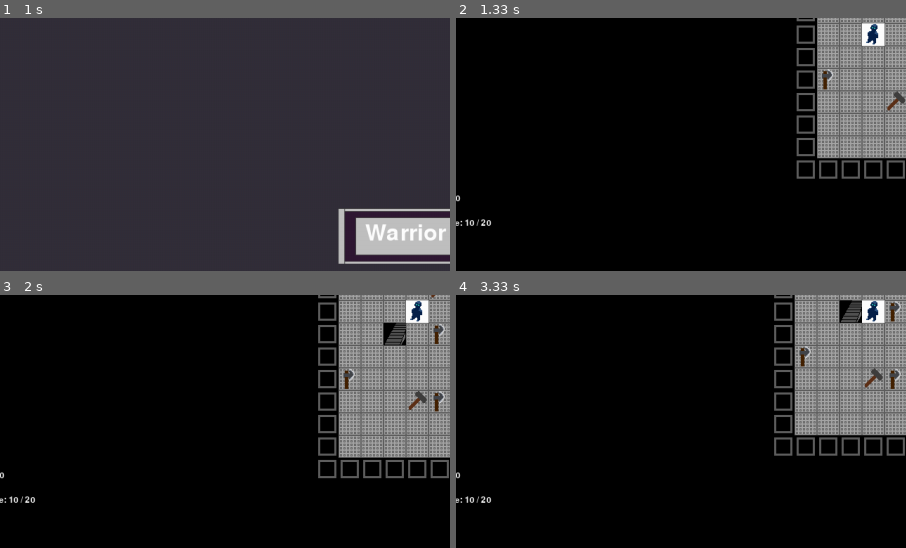
Above: before the commit, frames 1-4 (two rows, left to right).
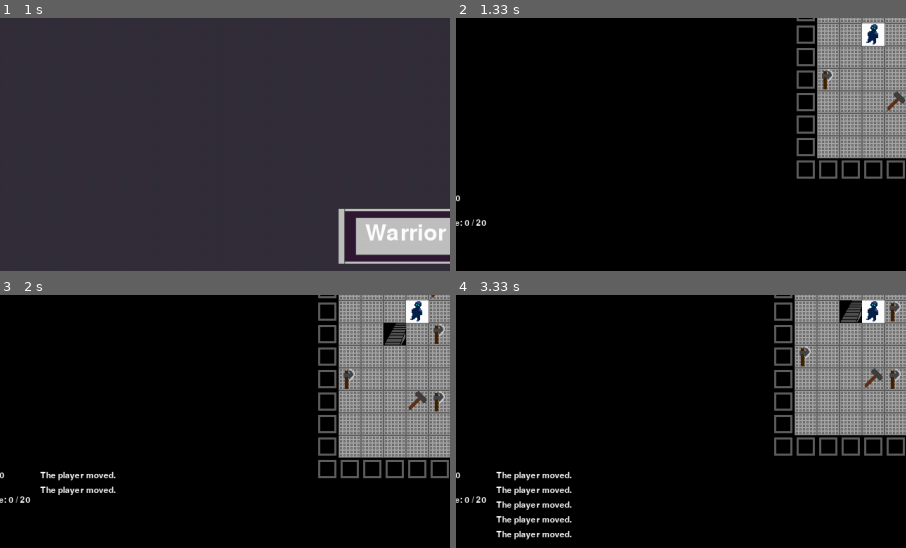
Above: after the commit, the same moments.

Repository: Leemoose/Roguelike-Framework
Game: pygame game, started from roguewriting.py
The game is run twice, just before and just after one commit, with the same random seed, the same clock (stepped at 60 frames per second) and the same inputs.
Inputs:
- Up to frame 1 (1 s): tap 1 at 0.33, 0.67 s
- Up to frame 2 (1.33 s): tap 1 at 1 s
- Up to frame 3 (2 s): hold Right 1.33-1.8 s; hold Up from 1.83 s (still down)
- Up to frame 4 (3.33 s): release Up at 2.13 s; hold Right 2.17-2.63 s; hold Left 2.67-3.2 s; hold Down from 3.23 s (still down)
The pictures show only the part of the screen within x 5-55%, y 48-98%; the shares and areas given below are measured in that part.

Frame 1 is identical in both runs. In frame 2, 0.1% of the frame differs, in the area x 1-8%, y 79-83%; in frame 3, 0.7%; in frame 4, 1.5%, in the area x 1-26%, y 69-97%.

Commit message:
Added messages on screen and seperated attacks to monster and player respectively

Diff:
--- a/character.py
+++ b/character.py
@@ -3,7 +3,7 @@
 import objects as O
 
 class Character():
-    def __init__(self, endurance = 0, intelligence = 0, dexterity = 0, strength = 0, speed = 100, health = 100, mana = 0):
+    def __init__(self, parent, endurance = 0, intelligence = 0, dexterity = 0, strength = 0, speed = 100, health = 100, mana = 0):
         self.endurance = endurance
         self.intelligence = intelligence
         self.dexterity = dexterity
@@ -19,10 +19,8 @@
         self.inventory = []
         self.main_weapon = None
 
-        self.level = 1
-        self.max_level = 20
-        self.experience = 10
-        self.experience_to_next_level = 20
+        self.parent = parent
+
 
     def is_alive(self):
         if self.health <= 0:
@@ -34,39 +32,6 @@
         self.health -= damage
         return self.is_alive()
 
-    def attack_move(self, move_x, move_y, floormap, monster, monsterID, monster_map, item_ID):
-        x = monster.x + move_x
-        y = monster.y + move_y
-        if ((x>=0) & (y>=0) & (x < floormap.width) & (y < floormap.height)):
-            if (monster_map.track_map[x][y]) != -1:
-                defender = monsterID.get_subject(monster_map.track_map[x][y])
-                self.attack(defender)
-            else:
-                self.move(move_x, move_y, floormap, monster, monster_map)
-
-
-    def move(self, move_x, move_y, floormap, monster, monster_map):
-        speed = self.speed + self.dexterity // 10
-        if floormap.get_passable(monster.x + move_x, monster.y + move_y) and monster_map.get_passable(monster.x + move_x, monster.y + move_y):
-            self.energy -= 100
-            monster_map.track_map[monster.x][monster.y] = -1
-            monster.y += move_y
-            monster.x += move_x
-            monster_map.track_map[monster.x][monster.y] = monster.id_tag
-
-
-    def attack(self, defender):
-        self.energy -= 100
-        if self.main_weapon == None:
-            damage = R.roll_dice(1, 20)[0]
-        else:
-            damage = self.main_weapon.attack()
-        defense = defender.character.defend()
-        if damage - defense > 0:
-            alive = defender.character.take_damage(damage - defense)
-            if not alive:
-                self.experience += defender.character.experience
-                self.check_for_levelup()
 
     def defend(self):
         defense = R.roll_dice(1, 1)[0]
@@ -91,7 +56,6 @@
                 item.y = y
                 item_map.place_thing(item)
 
-
     def equip(self, item):
         if self.main_weapon != None:
             self.unequip(self.main_weapon)
@@ -108,23 +72,64 @@
     def wait(self):
         self.energy -=  100
 
-    def check_for_levelup(self):
-        if self.level != self.max_level and self.experience >= self.experience_to_next_level:
-            self.level_up()
-
     def level_up(self):
-        self.level += 1
         self.endurance += 1
         self.intelligence += 1
         self.dexterity += 1
         self.strength += 1
-        self.experience = 0
-        self.experience_to_next_level += 20 + self.experience_to_next_level // 4
         self.health = self.max_health
+
+    def melee(self, defender):
+        if self.main_weapon == None:
+            damage = R.roll_dice(1, 20)[0]
+        else:
+            damage = self.main_weapon.attack()
+        defense = defender.character.defend()
+        defender.character.take_damage(damage - defense)
+
 
 class Player(O.Objects):
     def __init__(self, x, y):
         super().__init__(x, y, 1, 200, "Player")
-        self.character = Character()
+        self.character = Character(self)
         self.character.max_health = 200
         self.character.health = 200
+
+        self.level = 1
+        self.max_level = 20
+        self.experience = 0
+        self.experience_to_next_level = 20
+
+    def attack_move(self, move_x, move_y, loop):
+        x = self.x + move_x
+        y = self.y + move_y
+        if (x >= 0) & (y >= 0) & (x < loop.generator.tile_map.width) & (y < loop.generator.tile_map.height):
+            if (loop.generator.monster_map.track_map[x][y]) != -1:
+                defender = loop.monster_dict.get_subject(loop.generator.monster_map.track_map[x][y])
+                self.attack(defender, loop)
+            else:
+                self.move(move_x, move_y, loop)
+
+    def move(self, move_x, move_y, loop):
+       # speed = self.speed + self.dexterity // 10
+        if loop.generator.tile_map.get_passable(self.x + move_x, self.y + move_y) and loop.generator.monster_map.get_passable(self.x + move_x, self.y + move_y):
+            self.character.energy -= 100
+            self.y += move_y
+            self.x += move_x
+        loop.add_message("The player moved.")
+
+
+    def attack(self, defender, loop):
+        self.character.energy -= 100
+        self.character.melee(defender)
+        if not defender.character.is_alive():
+            self.experience += defender.experience_given
+            self.check_for_levelup()
+        loop.add_message("The player attacked!")
+
+    def check_for_levelup(self):
+        if self.level != self.max_level and self.experience >= self.experience_to_next_level:
+            self.level += 1
+            self.character.level_up()
+            self.experience_to_next_level += 20 + self.experience_to_next_level // 4
+            self.experience = 0
--- a/display.py
+++ b/display.py
@@ -47,7 +47,7 @@
         self.textHeight = textHeight
         self.textSize = textSize
 
-    def update_display(self, colorDict, floormap, tileDict, monsterID, item_ID, monster_map, player):
+    def update_display(self, colorDict, floormap, tileDict, monsterID, item_ID, monster_map, player, messages):
         self.win.fill(colorDict.getColor("black"))
         r_x = self.textWidth // 2
         r_y = self.textHeight // 2
@@ -98,10 +98,14 @@
         font = pygame.font.Font('freesansbold.ttf', 12)
         text = font.render("Health: " + str(player.character.health), True, (255, 255, 255))
         self.win.blit(text, (0, self.screen_height // 100 * 85))
-        text = font.render("Experience: " + str(player.character.experience) + " / " + str(player.character.experience_to_next_level), True, (255, 255, 255))
+        text = font.render("Experience: " + str(player.experience) + " / " + str(player.experience_to_next_level), True, (255, 255, 255))
         self.win.blit(text, (0, self.screen_height // 100 * 90))
-        text = font.render("Level: " + str(player.character.level), True, (255, 255, 255))
+        text = font.render("Level: " + str(player.level), True, (255, 255, 255))
         self.win.blit(text, (0, self.screen_height // 100 * 95))
+
+        for i, message in enumerate(messages):
+            text = font.render(message, True, (255, 255, 255))
+            self.win.blit(text, (self.screen_width // 100 * 10, self.screen_height // 100 * (85 + i *3)))
 
         for key in dead_monsters:
             monsterID.subjects.pop(key)
--- a/keyboard.py
+++ b/keyboard.py
@@ -36,13 +36,13 @@
 #Any actions done in the battle screen
     def key_action(self, player, floormap, monsterID, monster_map, item_ID, loop, key, generated_maps):
         if key == "w":
-            player.character.attack_move(0, -1, floormap, player, monsterID, monster_map, item_ID)
+            player.attack_move(0, -1, loop)
         elif key == "a":
-            player.character.attack_move(-1, 0, floormap, player, monsterID, monster_map, item_ID)
+            player.attack_move(-1, 0, loop)
         elif key == "s":
-            player.character.attack_move(0, 1, floormap, player, monsterID, monster_map, item_ID)
+            player.attack_move(0, 1, loop)
         elif key == "d":
-            player.character.attack_move(1, 0, floormap, player, monsterID, monster_map, item_ID)
+            player.attack_move(1, 0, loop)
         elif key == "g":
             for item_key in item_ID.subjects:
                 item = item_ID.subjects[item_key]
--- a/loops.py
+++ b/loops.py
@@ -91,8 +91,7 @@
         self.item_dict = None
         self.monster_dict = None
         self.generator = None #Dungeon Generator
-        self.monster_ai =  Mon.Monster_AI() #I just realize there is a bug here and it actually creates a... wait... what's that noise... hello?... Nooo!!! Bluglaaaaaaaaaa
-
+        self.messages = []
     def action_loop(self, keyboard):
         """
         This is responsible for undergoing any inputs when screen is clicked
@@ -170,7 +169,7 @@
     def change_screen(self, keyboard, display, colors, tileDict):
         if self.action == True:
             shadowcasting.compute_fov(self.player.get_location(), self.generator.tile_map.track_map)
-            display.update_display(colors, self.generator.tile_map, tileDict, self.monster_dict, self.item_dict, self.monster_map, self.player)
+            display.update_display(colors, self.generator.tile_map, tileDict, self.monster_dict, self.item_dict, self.monster_map, self.player, self.messages)
         elif self.inventory == True:
             display.update_inventory(self.player)
         elif self.main == True:
@@ -237,3 +236,8 @@
         self.race_buttons = D.create_race_screen(display)
         self.class_buttons = D.create_class_screen(display)
         self.player = C.Player(0,0)
+
+    def add_message(self, message):
+        if len(self.messages) >= 5:
+            self.messages.pop(0)
+        self.messages.append(message)
--- a/monster.py
+++ b/monster.py
@@ -15,7 +15,7 @@
         monsterx, monstery = monster.get_location()
         distance = monster.get_distance(playerx, playery)
         if distance < 1.5:
-            monster.character.attack(player)
+            monster.character.melee(player)
             monster.character.energy -= 100
         elif item_map.locate(monsterx, monstery) != -1:
             item_key = item_map.locate(monsterx, monstery)
@@ -41,8 +41,9 @@
 class Monster(O.Objects):
     def __init__(self, number_tag, x, y):
         super().__init__(x, y, 0, number_tag, "Unknown")
-        self.character = C.Character()
+        self.character = C.Character(self)
         self.brain = Monster_AI()
+        self.experience_given = 10
 
     def move(self, move_x, move_y, floormap, monster, monster_map):
         speed = 100
